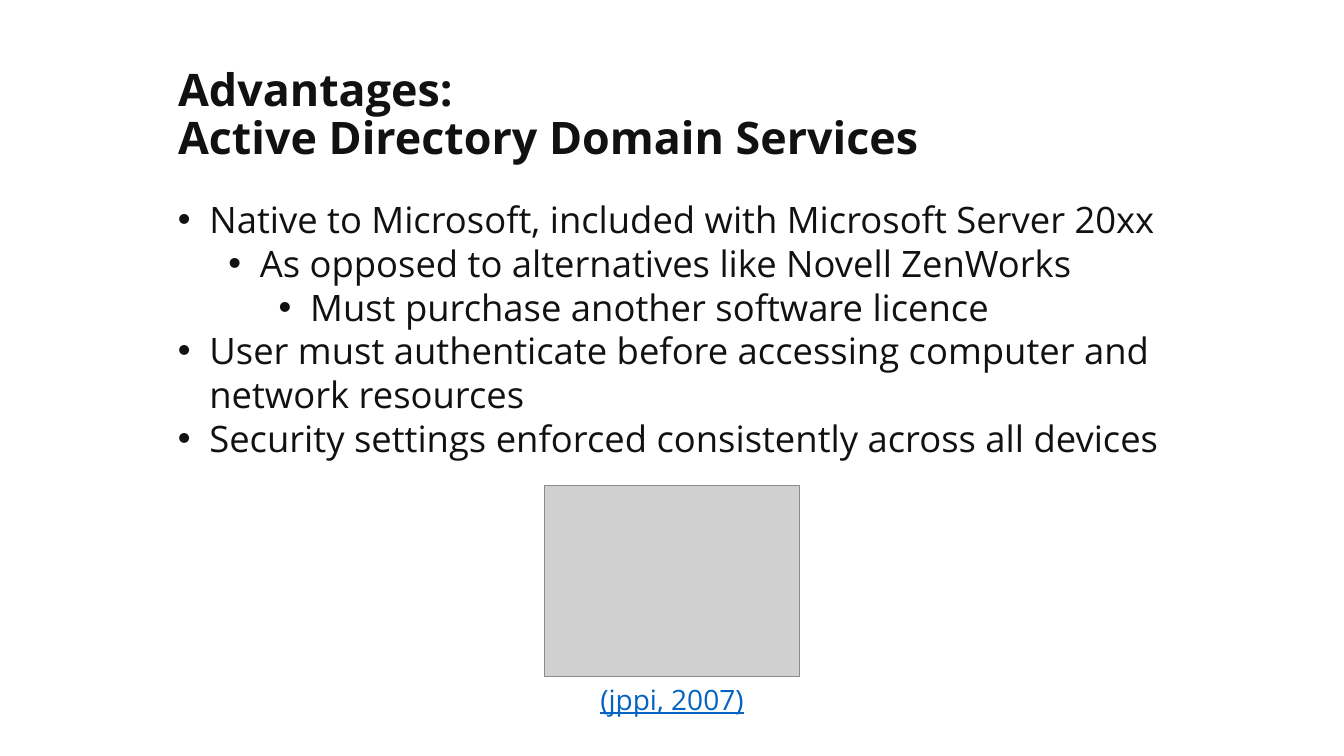
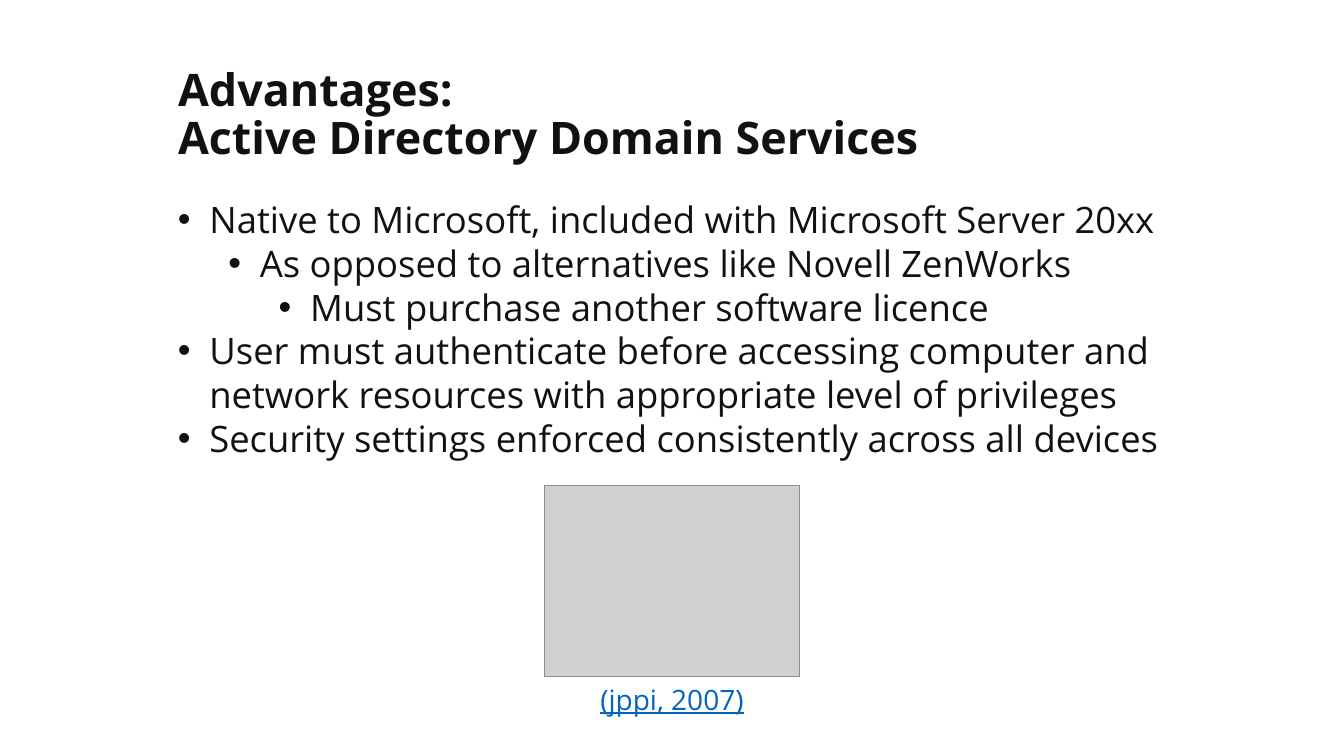
Before and after one commit to martymcflywa/ecu, a slide deck: slide 21 of year_1/sem_2/CSI1101_computer_security/0b_assignment_2_[22MAY15_0900]/dev/CSI1101_PONCE_A2_v03.pptx (slide 19 before the commit). Drawn at 1344x756 pixels with LibreOffice and Linux fonts; fonts in the diff are those of the drawing; grey boxes stand for pictures. Boxes give left, top, right and bottom in pixels: in the first picture for what was removed or moved away, otherwise in the second. Text is boxed around its words. In the diff, an @@ line names an element or a change of style, - is before the commit and + after.

Commit message:
CSI1101 A2: added intro, fixed wording, READY

```diff
--- a/year_1/sem_2/CSI1101_computer_security/0b_assignment_2_[22MAY15_0900]/dev/CSI1101_PONCE_A2_v03.pptx
+++ b/year_1/sem_2/CSI1101_computer_security/0b_assignment_2_[22MAY15_0900]/dev/CSI1101_PONCE_A2_v03.pptx
@@ text at (209,336,1149,417): text changed @@
-• User must authenticate before accessing computer and network resources
+• User must authenticate before accessing computer and network resources with appropriate level of privileges
```
Also in this commit, not shown: 2 other slides changed, 2 slides added.
